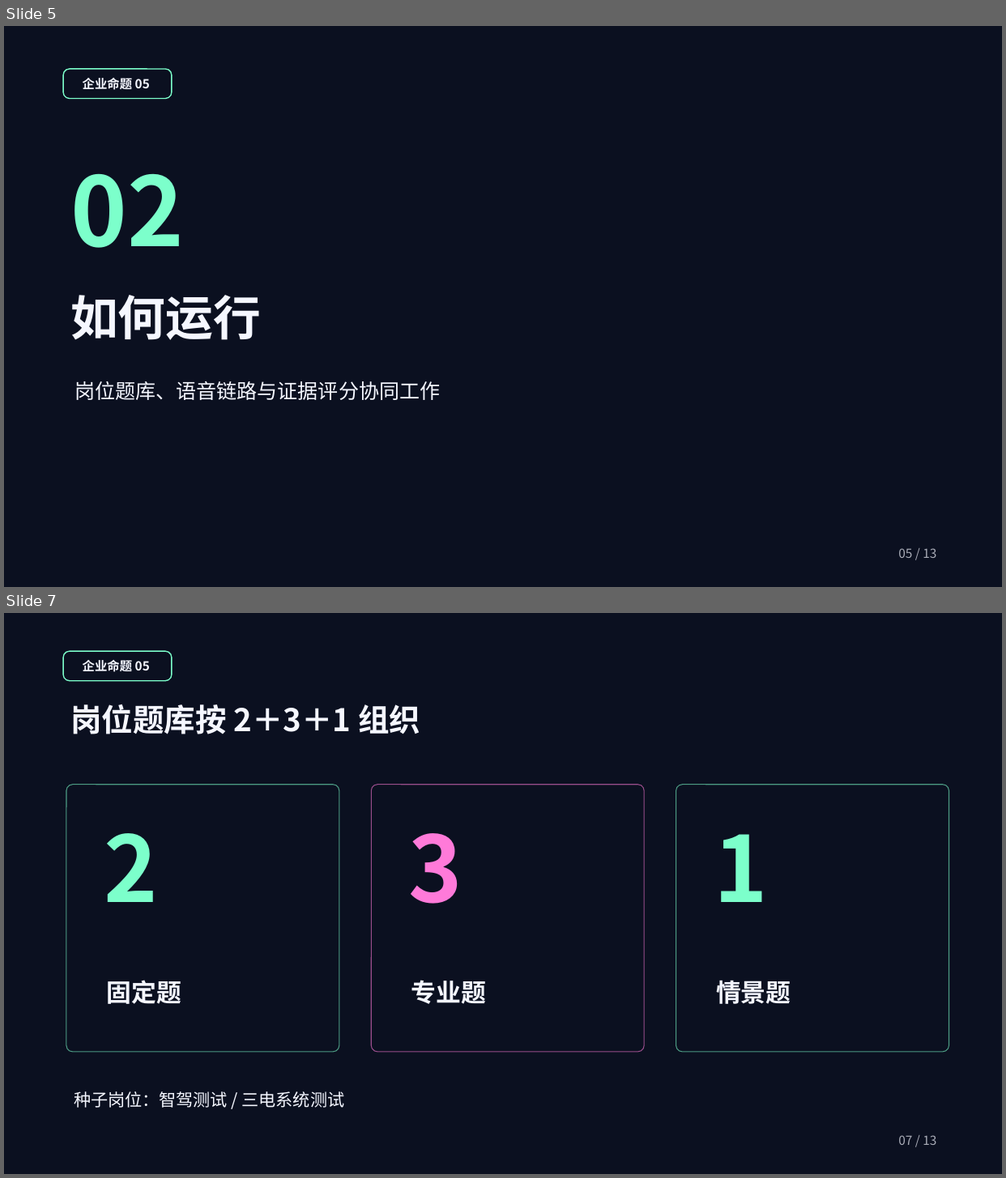
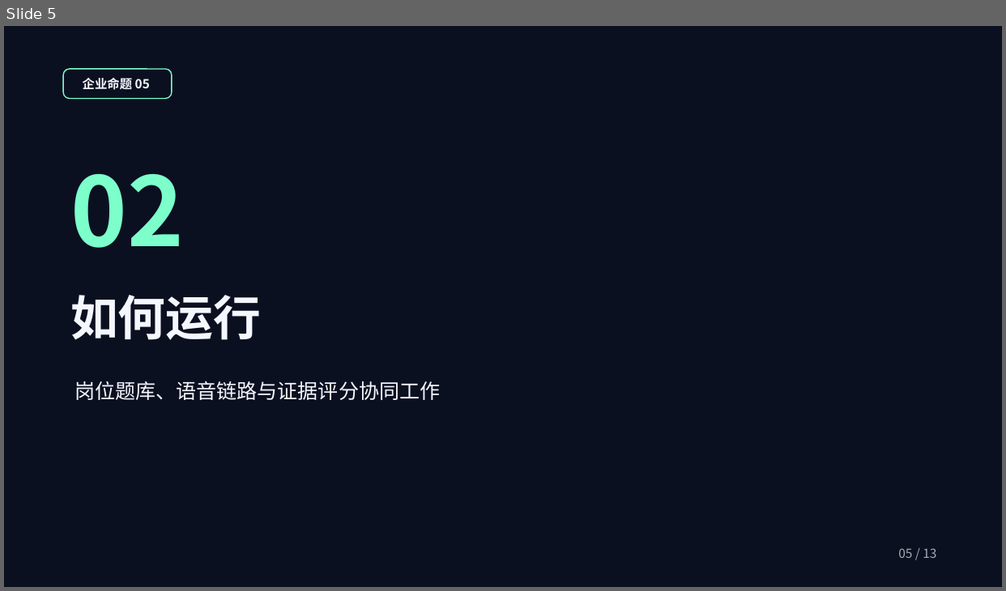
Before and after one commit to a1610064859-beep/ai_interview_hub, a slide deck: deliverables/项目验收汇报_极光版.pptx. Shown one above the other, each under a label of ours: slides 5 and 7 before the commit, slide 5 after it; the slides between them are not shown. The pictures are 1006x1178 and 1006x591 pixels, drawn with LibreOffice and Linux fonts; fonts in the diff are those of the drawing; background and template pictures are left out. Boxes give left, top, right and bottom in pixels: in the first picture for what was removed or moved away, otherwise in the second. Text is boxed around its words. In the diff, an @@ line names an element or a change of style, - is before the commit and + after.

```diff
--- a/deliverables/项目验收汇报_极光版.pptx
+++ b/deliverables/项目验收汇报_极光版.pptx
@@ slide 7 removed at box(4, 613, 1002, 1174), background picture (left out) @@
@@ rounded rectangle removed at box(63, 651, 172, 681) @@
@@ text removed at box(83, 660, 150, 672) @@
-企业命题 05
@@ text removed at box(70, 705, 420, 735) @@
-岗位题库按 2＋3＋1 组织
@@ rounded rectangle removed at box(66, 785, 339, 1052) @@
@@ rounded rectangle removed at box(372, 785, 645, 1052) @@
@@ rounded rectangle removed at box(676, 785, 949, 1052) @@
@@ text removed at box(104, 833, 158, 902) @@
-2
@@ text removed at box(409, 833, 462, 904) @@
-3
@@ text removed at box(714, 834, 767, 902) @@
-1
@@ text removed at box(107, 980, 181, 1004) @@
-固定题
@@ text removed at box(411, 980, 486, 1004) @@
-专业题
@@ text removed at box(716, 981, 791, 1004) @@
-情景题
@@ text removed at box(74, 1092, 345, 1108) @@
-种子岗位：智驾测试 / 三电系统测试
@@ text removed at box(898, 1135, 936, 1145) @@
-07 / 13
```
Also in this commit, not shown: 10 slides changed, 2 slides added, 1 other slide removed, 1 other file.
